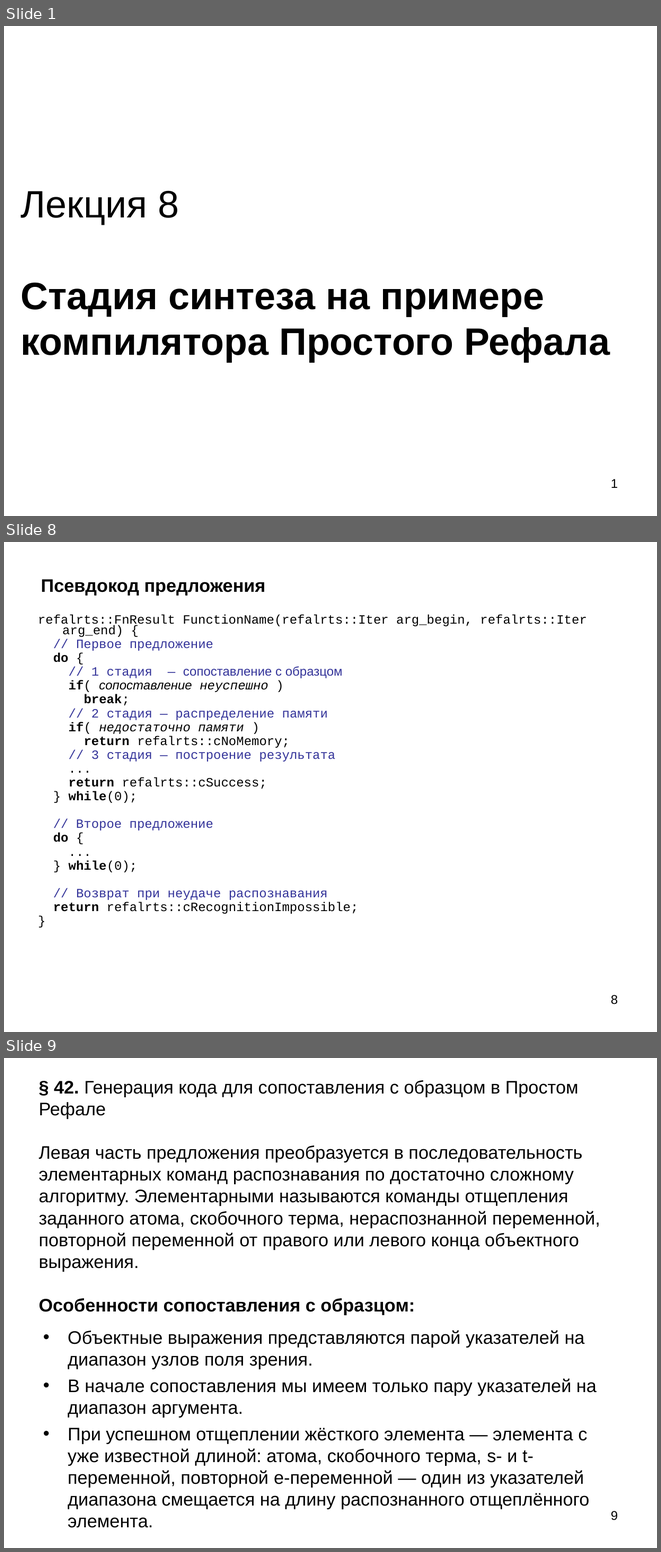
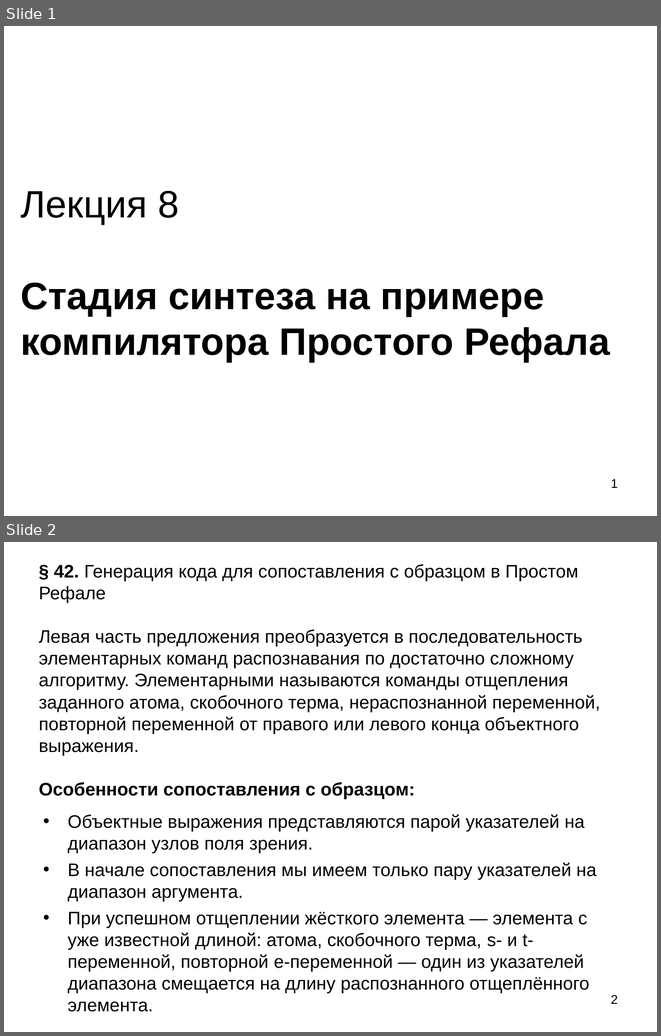
Before and after one commit to Mazdaywik/Refal-05, a slide deck: doc/Компилятор Простого Рефала.ppt. Shown one above the other, each under a label of ours: slides 1, 8 and 9 before the commit, slides 1 and 2 after it; the slides between them are not shown. The pictures are 661x1552 and 661x1036 pixels, drawn with LibreOffice and Linux fonts; fonts in the diff are those of the drawing. Boxes give left, top, right and bottom in pixels: in the first picture for what was removed or moved away, otherwise in the second. Text is boxed around its words. In the diff, an @@ line names an element or a change of style, - is before the commit and + after.

```diff
--- a/doc/Компилятор Простого Рефала.ppt
+++ b/doc/Компилятор Простого Рефала.ppt
@@ slide 8 removed at [4,542,657,1032], background #FFFFFF @@
@@ title removed at [41,579,266,596] @@
-Псевдокод предложения
@@ text removed at [38,614,586,914] @@
-refalrts::FnResult FunctionName(refalrts::Iter arg_begin, refalrts::Iter arg_end) {
-// Первое предложение
-do {
-// 1 стадия — сопоставление с образцом
-if( сопоставление неуспешно )
-break;
-// 2 стадия — распределение памяти
-if( недостаточно памяти )
-return refalrts::cNoMemory;
-// 3 стадия — построение результата
-...
-return refalrts::cSuccess;
-} while(0);
-// Второе предложение
-do {
-...
-} while(0);
-// Возврат при неудаче распознавания
-return refalrts::cRecognitionImpossible;
-}
@@ page number removed at [611,995,618,1004] @@
-8
@@ what was slide 9 is now slide 2 @@
@@ page number at [611,995,618,1004]: text changed @@
-9
+2
```
Also in this commit, not shown: 6 other slides removed, 2 other files.
